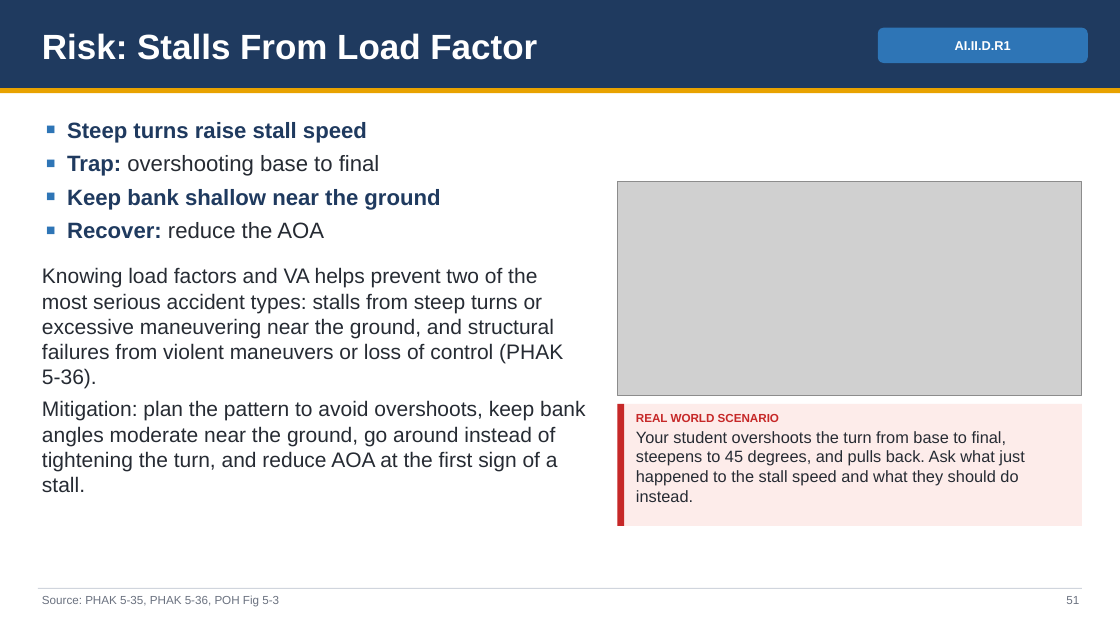
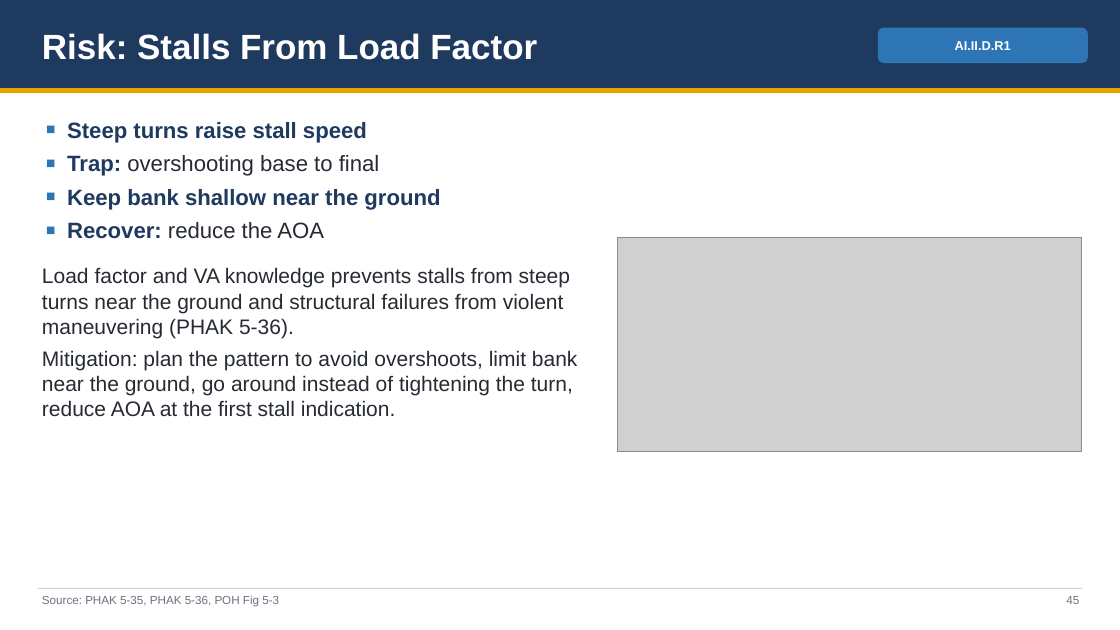
Before and after one commit to greenleeezekial1-glitch/Claude, a slide deck: slide 45 of Area II - Technical Subject Areas/II.D Principles of Flight - Slides.pptx (slide 51 before the commit). Drawn at 1120x630 pixels with LibreOffice and Linux fonts; fonts in the diff are those of the drawing; grey boxes stand for pictures. Boxes give left, top, right and bottom in pixels: in the first picture for what was removed or moved away, otherwise in the second. Text is boxed around its words. In the diff, an @@ line names an element or a change of style, - is before the commit and + after.

```diff
--- a/Area II - Technical Subject Areas/II.D Principles of Flight - Slides.pptx
+++ b/Area II - Technical Subject Areas/II.D Principles of Flight - Slides.pptx
@@ picture: place and size @@
-picture at box(618, 181, 1082, 396)
+picture at box(618, 237, 1082, 451)
@@ text at box(42, 267, 578, 416): text changed @@
-Knowing load factors and VA helps prevent two of the most serious accident types: stalls from steep turns or excessive maneuvering near the ground, and structural failures from violent maneuvers or loss of control (PHAK 5-36).
-Mitigation: plan the pattern to avoid overshoots, keep bank angles moderate near the ground, go around instead of tightening the turn, and reduce AOA at the first sign of a stall.
+Load factor and VA knowledge prevents stalls from steep turns near the ground and structural failures from violent maneuvering (PHAK 5-36).
+Mitigation: plan the pattern to avoid overshoots, limit bank near the ground, go around instead of tightening the turn, reduce AOA at the first stall indication.
@@ rectangle removed at box(618, 404, 1082, 526) @@
@@ rectangle removed at box(618, 404, 624, 526) @@
@@ text removed at box(636, 414, 1024, 502) @@
-REAL WORLD SCENARIO
-Your student overshoots the turn from base to final, steepens to 45 degrees, and pulls back. Ask what just happened to the stall speed and what they should do instead.
@@ text at box(1066, 596, 1079, 604): text changed @@
-51
+45
```
Also in this commit, not shown: 47 other slides changed, 7 slides removed, 7 other files.
